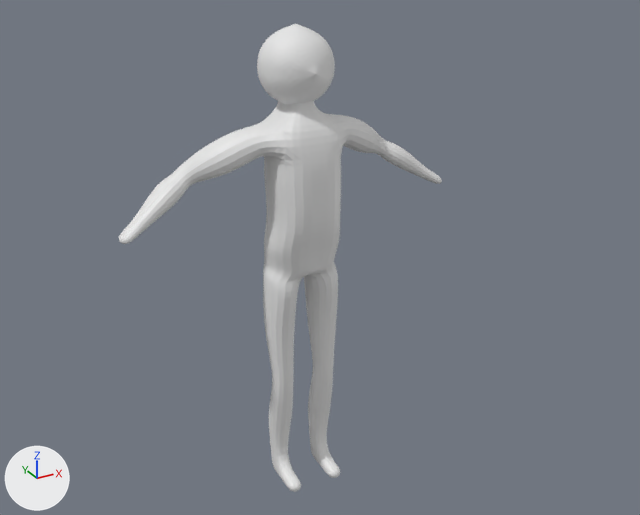
One commit to the Blender file blender/tiles3.blend: the scene before it, then after it.
Rendered twice from a 50 mm lens placed at (-1.55, -3.01, 2.54), pointed at (0.1, -0.01, 1.04). The axes (+X, +Y, +Z) are drawn at lower left. The lights are the same throughout. The same objects are shown in both versions, whatever each file hides.

Objects in the first picture: '_player'.
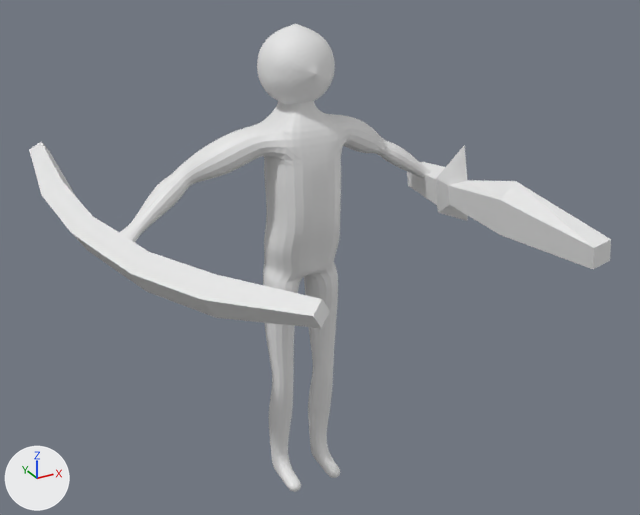
Changed parts and their boxes (x1, y1, x2, y2) in the pictures (640 x 515 px):
'_player', reshaped, modifiers changed
    before: (119, 23, 442, 492)
    after: (119, 23, 431, 492)
'Cube.001', added
    after: (29, 142, 330, 328)
'Cube', added
    after: (407, 145, 611, 269)
part 1 of me_cube_001, built on
    before: (119, 168, 442, 244)
    after: (422, 167, 431, 178)
part 2 of me_cube_001, added
    after: (119, 24, 335, 492)

Edits to the bpy script that builds the scene:
```text
Change me_cube_001:
    used by ob_player; location = (0.0, 0.0, 0.0)
    verts and faces of me_cube_001; kept vertices keep their numbers, new ones are numbered from 142
    before: 40 (0.74, 0.07, 1.24), 41 (0.71, -0.02, 1.24), 42 (0.76, 0.06, 1.28), 43 (0.73, -0.03, 1.28)
    remove me_cube_001.from_pydata(...)  # 142 vertices, 171 faces; spans x -0.15..0.76, y -0.19..0.16, z 0.0..2.01
    add me_cube_001.from_pydata(...)  # 270 vertices, 349 faces; spans x -0.82..0.82, y -0.19..0.16, z 0.0..2.01
    me_cube_001 part 1
    add delete_faces([(40, 42, 43, 41)])
    add verts[40] = (0.69, 0.07, 1.27)  # moved
    add verts[42] = (0.71, 0.06, 1.31)  # moved
    add verts[41] = (0.67, -0.02, 1.27)  # moved
    add verts[43] = (0.69, -0.03, 1.31)  # moved
    add verts[195] = (0.78, 0.08, 1.2)
    add verts[196] = (0.75, -0.07, 1.2)
    add verts[197] = (0.82, 0.07, 1.26)
    add verts[198] = (0.78, -0.08, 1.26)
    add faces += [(40, 42, 197, 195), (195, 197, 198, 196), (40, 195, 196, 41), (41, 196, 198, 43), (42, 43, 198, 197)]
    me_cube_001 part 2
    102 vertices are added at x -0.82..0.15, y -0.19..0.15, z 0.0..1.99
    6 new vertices lie (-0.14, 0.0, 0.0) away from vertices in x 0.0, y -0.19..0.08, z 1.26..1.65
    8 new vertices lie (0.06, 0.0, 0.0) away from vertices in x -0.13, y -0.17..0.05, z 0.0..0.11
    8 new vertices lie (0.0, 0.1, 0.0) away from vertices in x -0.15..0.15, y -0.09..-0.05, z 0.5..1.99
    174 new faces join them
Add me_bow:
    me_bow.from_pydata(...)  # 28 vertices, 27 faces; spans x -0.91..1.01, y 0.34..0.89, z 1.15..1.42
Add me_sword:
    me_sword.from_pydata(...)  # 24 vertices, 22 faces; spans x 0.611..0.819, y -0.917..0.161, z 1.099..1.461
Change ob_player:
    remove _m = ob_player.modifiers.new('Mirror', 'MIRROR')
    remove _m.use_clip = True
Add ob_cube_001:
    ob_cube_001 = bpy.data.objects.new('Cube.001', me_bow)
    ob_cube_001.location = (0.0, 0.0, 0.0)
    ob_cube_001.rotation_euler = (0.0, 0.0, 1.571)  # degrees (0, 0, 90)
Add ob_cube:
    ob_cube = bpy.data.objects.new('Cube', me_sword)
    ob_cube.location = (0.0, 0.0, 0.0)
```
